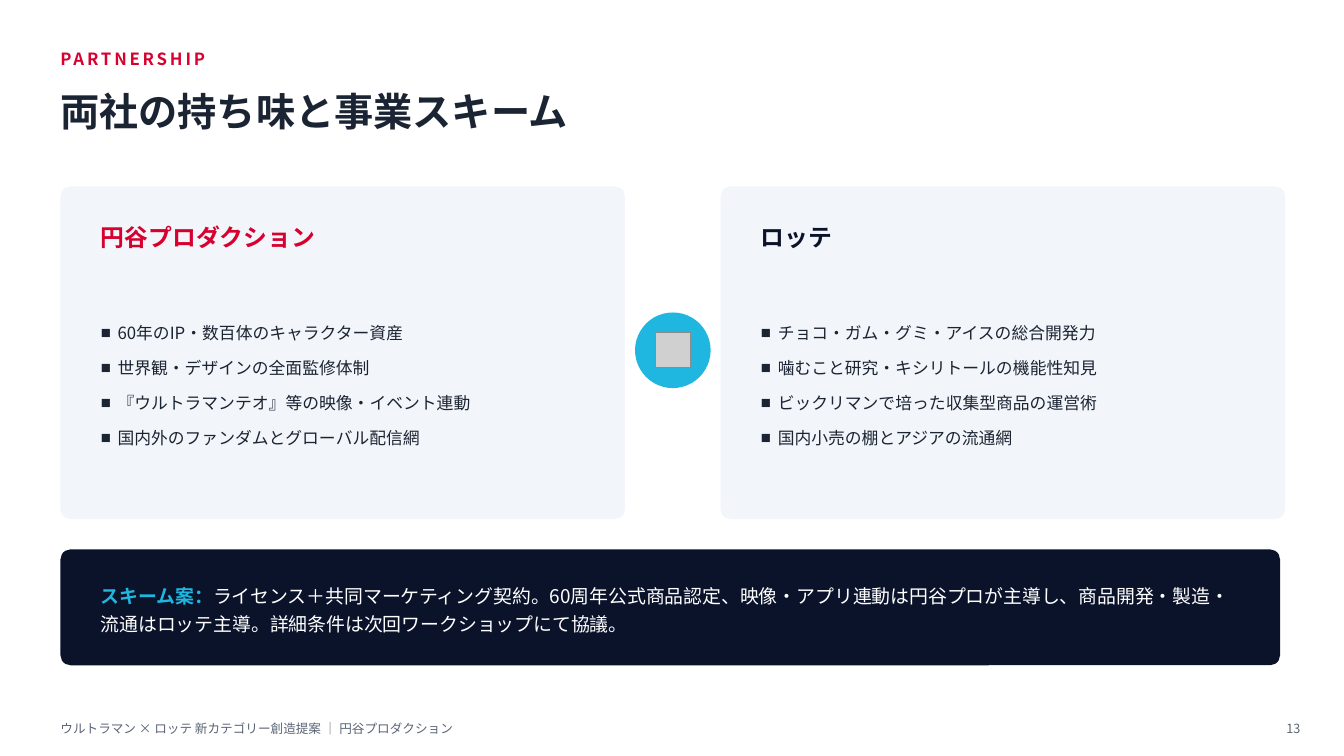
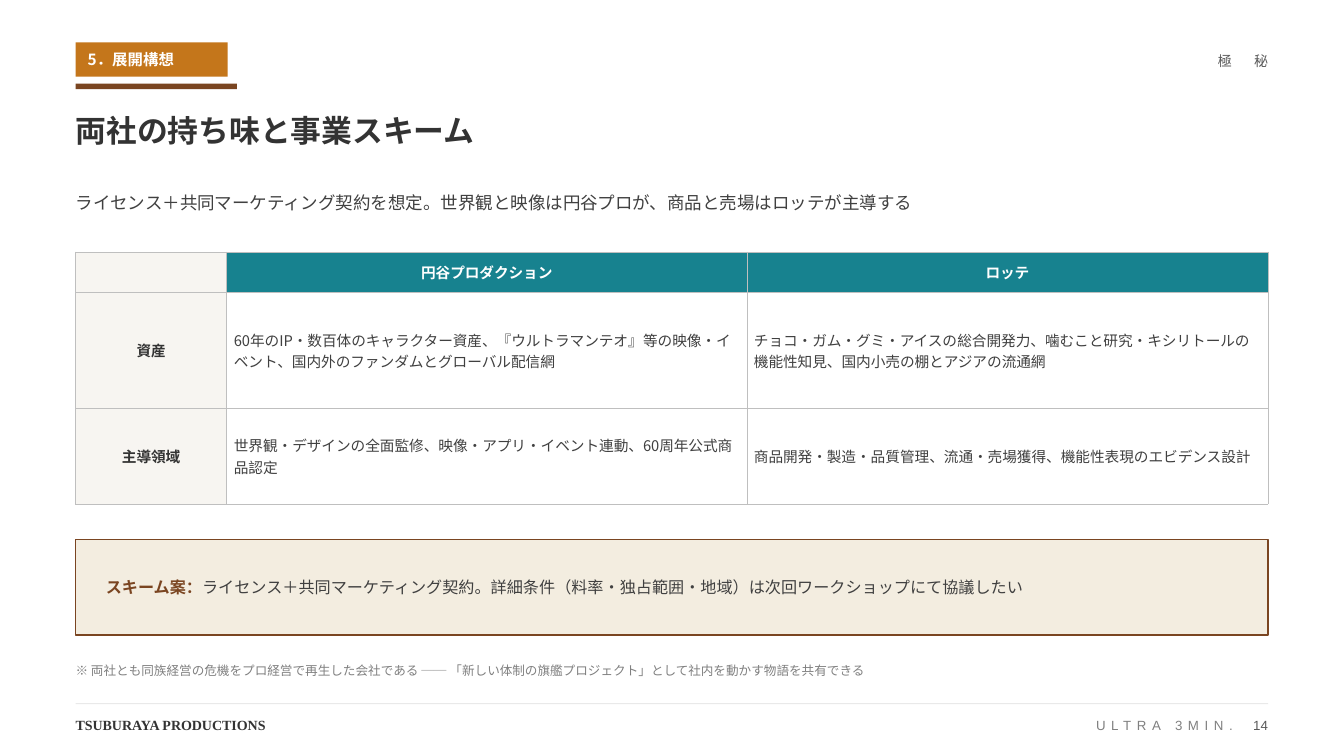
Before and after one commit to hayatoshintani-spe/kessho-lens, a slide deck: slide 14 of docs/proposals/lotte-ultraman-category-proposal.pptx (slide 13 before the commit). Drawn at 1344x756 pixels with LibreOffice and Linux fonts; fonts in the diff are those of the drawing; grey boxes stand for pictures. Boxes give left, top, right and bottom in pixels: in the first picture for what was removed or moved away, otherwise in the second. Text is boxed around its words. In the diff, an @@ line names an element or a change of style, - is before the commit and + after.

```diff
--- a/docs/proposals/lotte-ultraman-category-proposal.pptx
+++ b/docs/proposals/lotte-ultraman-category-proposal.pptx
@@ text removed at [60,42,1280,75] @@
-PARTNERSHIP
@@ rectangle added at [76,42,228,77], fill #C4761B @@
@@ text added at [88,52,174,67], 11 pt, text #FFFFFF, bold @@
+5．展開構想
@@ text added at [1218,54,1268,67], 10 pt, text #595959 @@
+極 秘
@@ rectangle added at [76,84,237,90], fill #7A4521 @@
@@ text "両社の持ち味と事業スキーム": place and size @@
-text "両社の持ち味と事業スキーム" at [60,92,568,130]
+text "両社の持ち味と事業スキーム" at [76,116,475,145]
@@ text "両社の持ち味と事業スキーム" at [76,116,475,145]: size 28 to 22 pt, text colour #1B2432 to #333333 @@
@@ rounded rectangle removed at [60,187,625,519] @@
@@ text added at [76,194,913,211], 12.5 pt, text #404040 @@
+ライセンス＋共同マーケティング契約を想定。世界観と映像は円谷プロが、商品と売場はロッテが主導する
@@ rounded rectangle removed at [721,187,1286,519] @@
@@ text removed at [101,225,316,248] @@
-円谷プロダクション
@@ text removed at [761,227,832,248] @@
-ロッテ
@@ table added at [76,252,1268,478], 3 rows, 3 columns @@
+ | 円谷プロダクション | ロッテ
+資産 | 60年のIP・数百体のキャラクター資産、『ウルトラマンテオ』等の映像・イベント、国内外のファンダムとグローバル配信網 | チョコ・ガム・グミ・アイスの総合開発力、噛むこと研究・キシリトールの機能性知見、国内小売の棚とアジアの流通網
+主導領域 | 世界観・デザインの全面監修、映像・アプリ・イベント連動、60周年公式商品認定 | 商品開発・製造・品質管理、流通・売場獲得、機能性表現のエビデンス設計
@@ text removed at [118,325,471,446] @@
-■ 60年のIP・数百体のキャラクター資産
-■ 世界観・デザインの全面監修体制
-■ 『ウルトラマンテオ』等の映像・イベント連動
-■ 国内外のファンダムとグローバル配信網
@@ ellipse removed at [635,313,711,388] @@
@@ text removed at [778,325,1097,446] @@
-■ チョコ・ガム・グミ・アイスの総合開発力
-■ 噛むこと研究・キシリトールの機能性知見
-■ ビックリマンで培った収集型商品の運営術
-■ 国内小売の棚とアジアの流通網
@@ picture removed at [655,333,690,367] @@
@@ rectangle added at [76,539,1268,635], fill #F3EDE0, outline #7A4521 1 pt @@
@@ rounded rectangle removed at [60,549,1280,665] @@
@@ text at [106,579,1023,595]: text changed; size 13.5 to 11.5 pt; text colour #FFFFFF to #404040 @@
-スキーム案：ライセンス＋共同マーケティング契約。60周年公式商品認定、映像・アプリ連動は円谷プロが主導し、商品開発・製造・流通はロッテ主導。詳細条件は次回ワークショップにて協議。
+スキーム案：ライセンス＋共同マーケティング契約。詳細条件（料率・独占範囲・地域）は次回ワークショップにて協議したい
@@ text added at [91,664,864,676], 9 pt, text #808080 @@
+※ 両社とも同族経営の危機をプロ経営で再生した会社である ── 「新しい体制の旗艦プロジェクト」として社内を動かす物語を共有できる
@@ line added from (76, 704) to (1268, 704), #E9E9E9 0.75 pt @@
@@ text removed at [60,722,453,734] @@
-ウルトラマン × ロッテ 新カテゴリー創造提案 ｜ 円谷プロダクション
@@ text added at [76,720,265,730], 10 pt, text #333333, bold @@
+TSUBURAYA PRODUCTIONS
@@ text added at [1253,721,1268,730], 9.5 pt, text #808080 @@
+ULTRA 3MIN. 14
@@ text removed at [1286,723,1300,733] @@
-13
```
Also in this commit, not shown: 15 other slides changed, 1 slide added.
